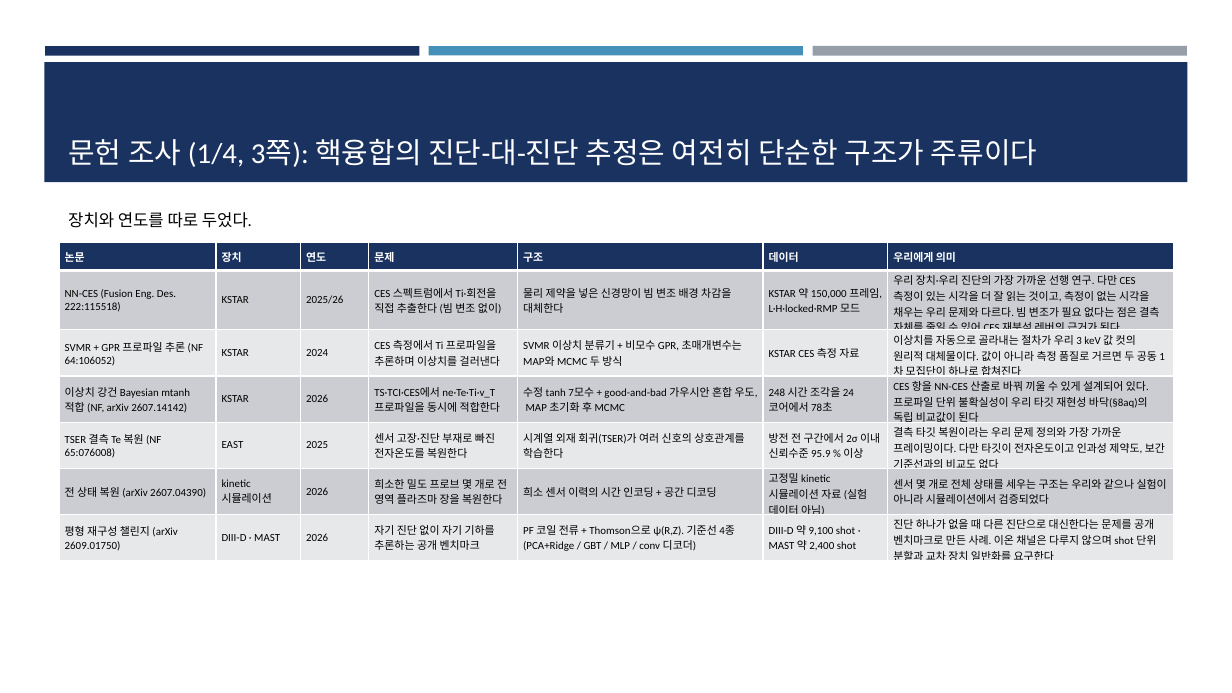
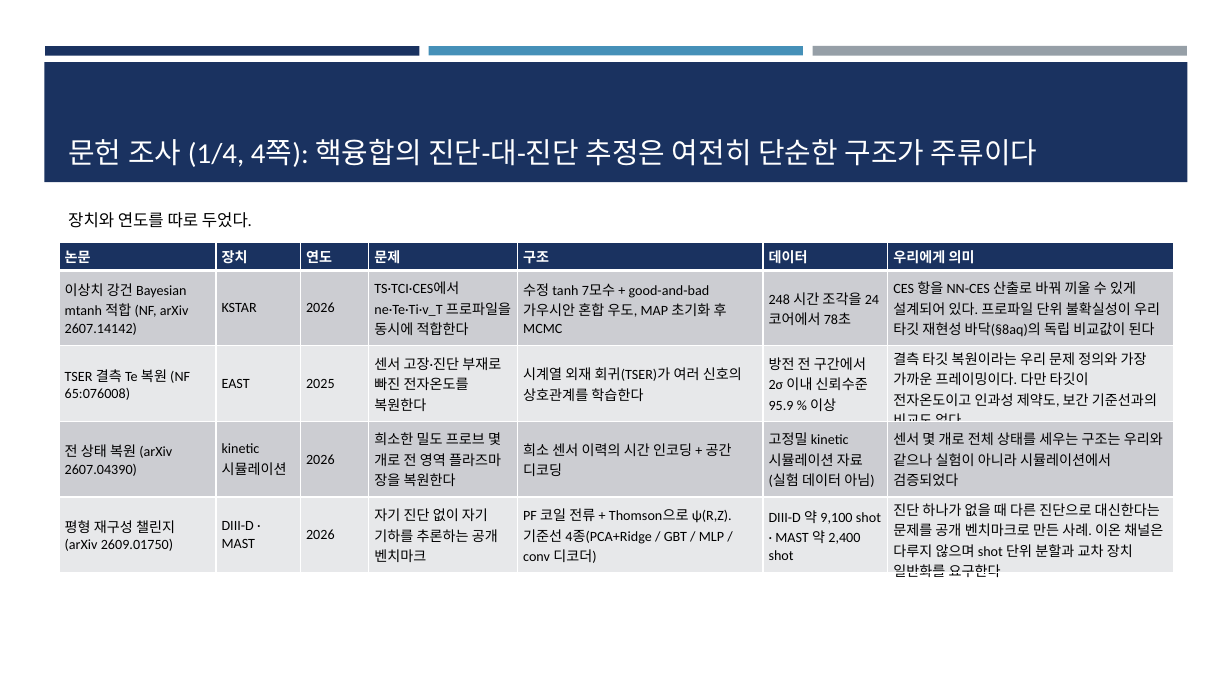
Before and after one commit to iseungsang01/ml-intern-revision, a slide deck: slide 59 of docs/presentation/KSTAR_CES_졸논정리_논문흐름.pptx (slide 57 before the commit). Drawn at 1232x693 pixels with LibreOffice and Linux fonts; fonts in the diff are those of the drawing. Boxes give left, top, right and bottom in pixels: in the first picture for what was removed or moved away, otherwise in the second. Text is boxed around its words. In the diff, an @@ line names an element or a change of style, - is before the commit and + after.

Commit message:
Measure whether our CES gaps are the beam-modulation duty cycle - they are not
NN-CES states the instrument fact that KSTAR runs charge exchange spectroscopy off
the modulated main heating beam rather than a dedicated diagnostic beam, and that
its network removes the need for that modulation. Within the hour that had turned
into a sentence in the appendix claiming a modulation-free analysis would shrink our
missingness at the source. That is a mechanism claim about our own data, so it gets
measured before it gets published.

analyze_ces_duty_cycle.py walks all 641 files and asks the question four ways. The
decisive one is mask agreement: a single beam shutter gates the spectrometer, not one
channel of it, so the two target masks would agree nearly always. They agree 72.8% on
the raw NaN masks, and our 3 keV cut moves that by three tenths of a point - the
disagreement is in the delivered data, not in our treatment. The mask autocorrelations
decay smoothly with no ripple, the dominant periods sit at the block envelope scale of
1.5 and 3.0 seconds rather than any duty cycle, and most ion-temperature gaps are
isolated single 10 ms frames.

So the rows we hold are already the background-subtracted, fitted product and the
modulation is folded in upstream. The appendix sentence is demoted from mechanism to
request, and what survives is the useful half: per-frame fit quality replaces the
value-based cut and merges the two co-primary populations. Recorded as section 8at,
with the lesson in PROJECT_KNOWLEDGE, and the tried-model table gains the row.

Decks 70 and 64 slides, FIT WARNING 0, pytest 46 passed.

```diff
--- a/docs/presentation/KSTAR_CES_졸논정리_논문흐름.pptx
+++ b/docs/presentation/KSTAR_CES_졸논정리_논문흐름.pptx
@@ title at (68,139,1037,167): text changed @@
-문헌 조사 (1/4, 3쪽): 핵융합의 진단-대-진단 추정은 여전히 단순한 구조가 주류이다
+문헌 조사 (1/4, 4쪽): 핵융합의 진단-대-진단 추정은 여전히 단순한 구조가 주류이다
@@ table at (59,243,1174,581) @@
-row 2: NN-CES (Fusion Eng. Des. 222:115518) | KSTAR | 2025/26 | CES 스펙트럼에서 Ti·회전을 직접 추출한다 (빔 변조 없이) | 물리 제약을 넣은 신경망이 빔 변조 배경 차감을 대체한다 | KSTAR 약 150,000 프레임, L·H·locked·RMP 모드 | 우리 장치·우리 진단의 가장 가까운 선행 연구. 다만 CES 측정이 있는 시각을 더 잘 읽는 것이고, 측정이 없는 시각을 채우는 우리 문제와 다르다. 빔 변조가 필요 없다는 점은 결측 자체를 줄일 수 있어 CES 재분석 레버의 근거가 된다
-row 3: SVMR + GPR 프로파일 추론 (NF 64:106052) | KSTAR | 2024 | CES 측정에서 Ti 프로파일을 추론하며 이상치를 걸러낸다 | SVMR 이상치 분류기 + 비모수 GPR, 초매개변수는 MAP와 MCMC 두 방식 | KSTAR CES 측정 자료 | 이상치를 자동으로 골라내는 절차가 우리 3 keV 값 컷의 원리적 대체물이다. 값이 아니라 측정 품질로 거르면 두 공동 1차 모집단이 하나로 합쳐진다
```
Also in this commit, not shown: 4 other slides changed, 2 slides added, 12 other files.
